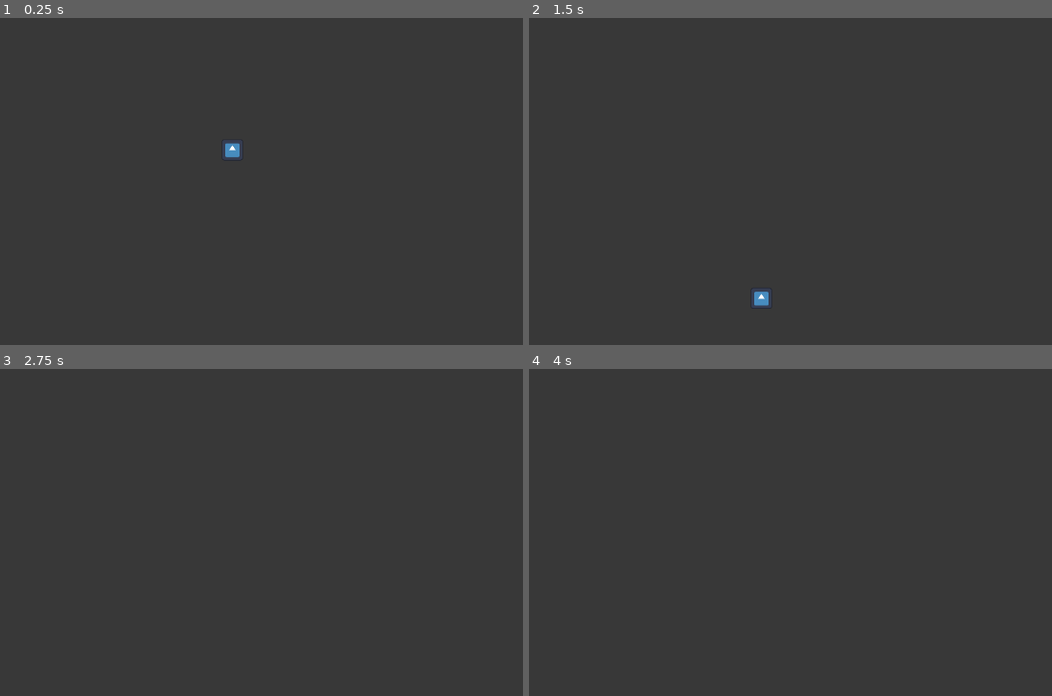
Above: before the commit, frames 1-4 (two rows, left to right).
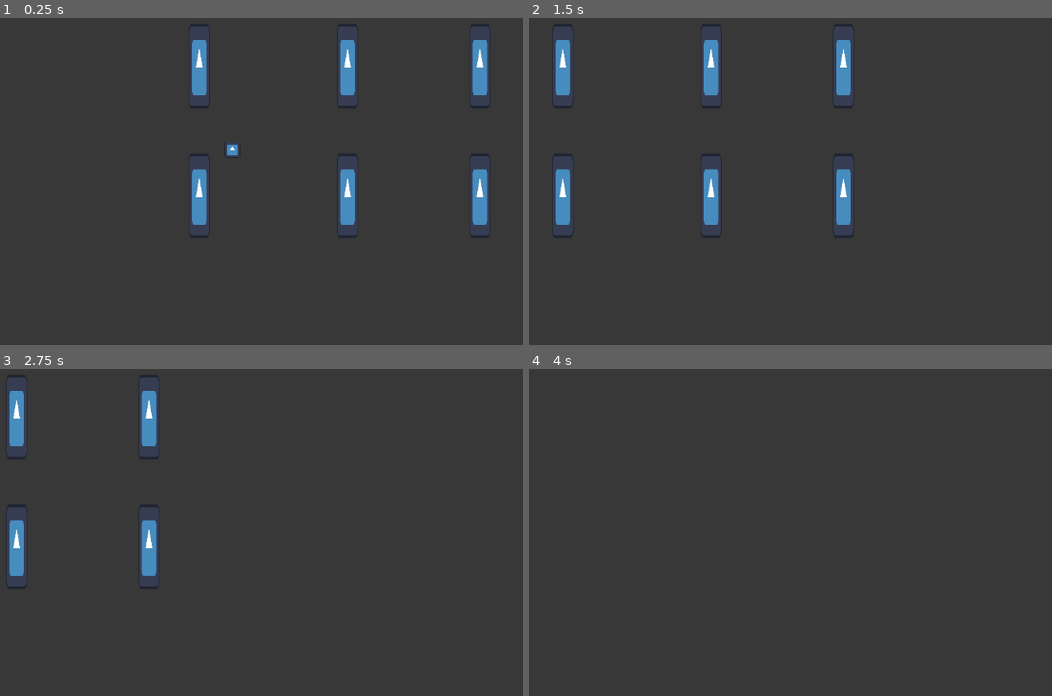
Above: after the commit, the same moments.

Repository: FennecKii/flappy-birb
Game: Godot game, scene res://main.tscn
Two runs of this game, one before a commit and one after it. Both use one fixed random seed, a clock stepped at 60 frames per second and the inputs below. The project has no main scene, so this scene is started directly. The engine's default icon, where the game draws it, is replaced by a stand-in: a white triangle on a blue panel in a dark square.
Inputs:
- Up to frame 1 (0.25 s): no input
- Up to frame 2 (1.5 s): tap Space (Jump) at 0.77 s
- Up to frame 3 (2.75 s): tap Space (Jump) at 1.52 s
- Up to frame 4 (4 s): tap Space (Jump) at 3.02, 3.77 s

The runs differ from the first frame. In frame 1, 5.4% of the frame differs, in the area x 36-94%, y 2-67%; in frame 2, 5.6%, in the area x 4-63%, y 2-89%; in frame 3, 3.5%; in frame 4, nothing differs.

Commit message:
Many changes
- Added detection areas in main scene for "tube" freeing, "thing" killing, and ceiling.
- Adjusted "thing" jump velocity and clamped fall velocity.
- Added basic function for scoring detection, tube player detection and tube movement.

Diff:
--- a/character.tscn
+++ /dev/null
@@ -1,18 +0,0 @@
-[gd_scene load_steps=4 format=3 uid="uid://1wdj4ifys400"]
-
-[ext_resource type="Script" uid="uid://buhvj4143vib3" path="res://character.gd" id="1_glpr6"]
-[ext_resource type="Texture2D" uid="uid://d27c4862exy8s" path="res://icon.svg" id="2_pjt0s"]
-
-[sub_resource type="CircleShape2D" id="CircleShape2D_vu45j"]
-
-[node name="Character" type="CharacterBody2D"]
-collision_mask = 2
-script = ExtResource("1_glpr6")
-
-[node name="Sprite2D" type="Sprite2D" parent="."]
-scale = Vector2(0.25, 0.25)
-texture = ExtResource("2_pjt0s")
-
-[node name="CollisionShape2D" type="CollisionShape2D" parent="."]
-scale = Vector2(2, 2)
-shape = SubResource("CircleShape2D_vu45j")
--- /dev/null
+++ b/main.gd
@@ -0,0 +1,9 @@
+extends Node2D
+
+func _on_bottom_bound_entered(body):
+	if body.name == "Thing":
+		body.queue_free()
+
+func _on_tube_bound_entered(body):
+	if body.get_parent().is_in_group("Tubes"):
+		body.get_parent().queue_free()
--- a/main.tscn
+++ b/main.tscn
@@ -1,9 +1,55 @@
-[gd_scene load_steps=2 format=3 uid="uid://8618vnetgk3o"]
+[gd_scene load_steps=6 format=3 uid="uid://8618vnetgk3o"]
 
-[ext_resource type="PackedScene" uid="uid://1wdj4ifys400" path="res://character.tscn" id="1_ig7tw"]
+[ext_resource type="Script" uid="uid://dklfb6y24ow1e" path="res://main.gd" id="1_h2yge"]
+[ext_resource type="PackedScene" uid="uid://1wdj4ifys400" path="res://thing.tscn" id="1_ig7tw"]
+[ext_resource type="PackedScene" uid="uid://bwhgictrahr53" path="res://tube.tscn" id="2_0xm2m"]
+
+[sub_resource type="RectangleShape2D" id="RectangleShape2D_0xm2m"]
+size = Vector2(576, 16)
+
+[sub_resource type="RectangleShape2D" id="RectangleShape2D_h2yge"]
+size = Vector2(16, 320)
 
 [node name="Main" type="Node2D"]
+script = ExtResource("1_h2yge")
 
-[node name="Character" parent="." instance=ExtResource("1_ig7tw")]
+[node name="GameCamera" type="Camera2D" parent="."]
 
-[node name="Camera2D" type="Camera2D" parent="."]
+[node name="ThingTopBound" type="StaticBody2D" parent="."]
+collision_layer = 4
+
+[node name="Top" type="CollisionShape2D" parent="ThingTopBound"]
+position = Vector2(0, -200)
+shape = SubResource("RectangleShape2D_0xm2m")
+
+[node name="ThingBottomBound" type="Area2D" parent="."]
+collision_layer = 4
+
+[node name="Bottom" type="CollisionShape2D" parent="ThingBottomBound"]
+position = Vector2(0, 152)
+shape = SubResource("RectangleShape2D_0xm2m")
+
+[node name="TubeBound" type="Area2D" parent="."]
+collision_layer = 4
+collision_mask = 2
+
+[node name="Left" type="CollisionShape2D" parent="TubeBound"]
+position = Vector2(-344, 0)
+shape = SubResource("RectangleShape2D_h2yge")
+
+[node name="Tube3" parent="." instance=ExtResource("2_0xm2m")]
+metadata/_edit_group_ = true
+
+[node name="Tube2" parent="." instance=ExtResource("2_0xm2m")]
+position = Vector2(424, 0)
+metadata/_edit_group_ = true
+
+[node name="Tube" parent="." instance=ExtResource("2_0xm2m")]
+position = Vector2(224, 0)
+metadata/_edit_group_ = true
+
+[node name="Thing" parent="." instance=ExtResource("1_ig7tw")]
+metadata/_edit_group_ = true
+
+[connection signal="body_entered" from="ThingBottomBound" to="." method="_on_bottom_bound_entered"]
+[connection signal="area_entered" from="TubeBound" to="." method="_on_tube_bound_entered"]
--- a/character.gd
+++ b/thing.gd
@@ -1,14 +1,11 @@
 extends CharacterBody2D
 
-
-const SPEED = 300.0
-const JUMP_VELOCITY = -400.0
-
+const JUMP_VELOCITY = -250.0
 
 func _physics_process(delta: float) -> void:
 	# Add the gravity.
 	velocity += get_gravity() * delta
-
+	velocity.y = clamp(velocity.y, -300, 350)
 	# Handle jump.
 	if Input.is_action_just_pressed("Jump"):
 		velocity.y = JUMP_VELOCITY
--- /dev/null
+++ b/thing.tscn
@@ -0,0 +1,20 @@
+[gd_scene load_steps=4 format=3 uid="uid://1wdj4ifys400"]
+
+[ext_resource type="Script" uid="uid://buhvj4143vib3" path="res://thing.gd" id="1_glpr6"]
+[ext_resource type="Texture2D" uid="uid://d27c4862exy8s" path="res://icon.svg" id="2_pjt0s"]
+
+[sub_resource type="CircleShape2D" id="CircleShape2D_vu45j"]
+radius = 5.5
+
+[node name="Thing" type="CharacterBody2D" groups=["Things"]]
+collision_mask = 6
+script = ExtResource("1_glpr6")
+
+[node name="ThingSprite" type="Sprite2D" parent="."]
+position = Vector2(5.96046e-07, 5.96046e-07)
+scale = Vector2(0.1875, 0.1875)
+texture = ExtResource("2_pjt0s")
+
+[node name="ThingCollision" type="CollisionShape2D" parent="."]
+scale = Vector2(2, 2)
+shape = SubResource("CircleShape2D_vu45j")
--- /dev/null
+++ b/tube.gd
@@ -0,0 +1,16 @@
+extends Node2D
+
+var SPEED: float = 200.0
+
+signal kill_thing
+
+func _physics_process(delta):
+	position.x -= SPEED * delta
+
+func _on_tube_entered(body):
+	if body.name == "Thing":
+		body.queue_free()
+
+func _on_score_detection_entered(body):
+	if body.name == "Thing":
+		print("Score + 1")
--- a/tube.tscn
+++ b/tube.tscn
@@ -1,20 +1,62 @@
-[gd_scene load_steps=3 format=3 uid="uid://bwhgictrahr53"]
+[gd_scene load_steps=5 format=3 uid="uid://bwhgictrahr53"]
 
+[ext_resource type="Script" uid="uid://b4i3tc48yqi8p" path="res://tube.gd" id="1_02hxq"]
 [ext_resource type="Texture2D" uid="uid://d27c4862exy8s" path="res://icon.svg" id="1_7jvro"]
 
+[sub_resource type="CapsuleShape2D" id="CapsuleShape2D_02hxq"]
+radius = 5.0
+height = 40.0
+
 [sub_resource type="RectangleShape2D" id="RectangleShape2D_02hxq"]
-size = Vector2(20, 74)
+size = Vector2(17, 68)
 
-[node name="Tube" type="Node2D"]
+[node name="Tube" type="Node2D" groups=["Tubes"]]
+script = ExtResource("1_02hxq")
 
-[node name="Sprite2D" type="Sprite2D" parent="."]
-position = Vector2(0, 1.52588e-05)
-scale = Vector2(0.5, 1.71094)
+[node name="Reference Camera" type="Camera2D" parent="."]
+enabled = false
+zoom = Vector2(2, 2)
+
+[node name="TubeSpriteTop" type="Sprite2D" parent="."]
+position = Vector2(0, -98)
+scale = Vector2(0.25, 1)
 texture = ExtResource("1_7jvro")
 
-[node name="Area2D" type="Area2D" parent="."]
+[node name="TubeDetection" type="Area2D" parent="TubeSpriteTop"]
+position = Vector2(0, -1.52588e-05)
+scale = Vector2(4, 1)
 collision_layer = 2
+collision_mask = 5
 
-[node name="CollisionShape2D" type="CollisionShape2D" parent="Area2D"]
+[node name="TubeCollision" type="CollisionShape2D" parent="TubeSpriteTop/TubeDetection"]
+position = Vector2(4.76837e-07, 9.53674e-07)
 scale = Vector2(3, 3)
+shape = SubResource("CapsuleShape2D_02hxq")
+
+[node name="TubeSpriteBottom" type="Sprite2D" parent="."]
+position = Vector2(0, 98)
+scale = Vector2(0.25, 1)
+texture = ExtResource("1_7jvro")
+
+[node name="TubeDetection" type="Area2D" parent="TubeSpriteBottom"]
+position = Vector2(0, -1.52588e-05)
+scale = Vector2(4, 1)
+collision_layer = 2
+collision_mask = 5
+
+[node name="TubeCollision" type="CollisionShape2D" parent="TubeSpriteBottom/TubeDetection"]
+position = Vector2(4.76837e-07, 9.53674e-07)
+scale = Vector2(3, 3)
+shape = SubResource("CapsuleShape2D_02hxq")
+
+[node name="ScoreDetection" type="Area2D" parent="."]
+collision_layer = 2
+collision_mask = 5
+
+[node name="CollisionShape2D" type="CollisionShape2D" parent="ScoreDetection"]
+position = Vector2(19, 0)
 shape = SubResource("RectangleShape2D_02hxq")
+
+[connection signal="body_entered" from="TubeSpriteTop/TubeDetection" to="." method="_on_tube_entered"]
+[connection signal="body_entered" from="TubeSpriteBottom/TubeDetection" to="." method="_on_tube_entered"]
+[connection signal="body_entered" from="ScoreDetection" to="." method="_on_score_detection_entered"]
Not shown, added: main.gd.uid
Renamed: character.gd.uid -> thing.gd.uid
Not shown, added: tube.gd.uid
Not shown, added: main.tscn15460109544.tmp
